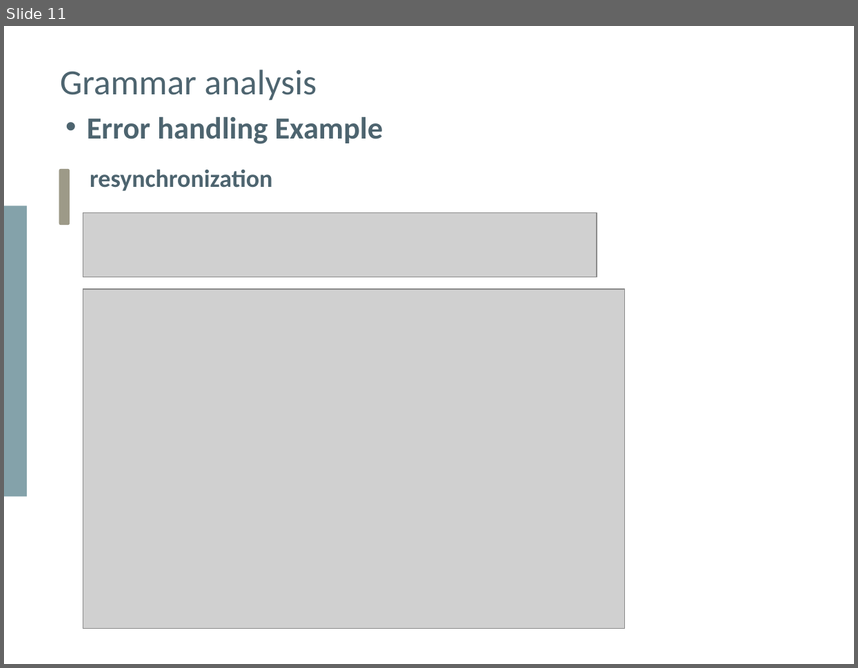
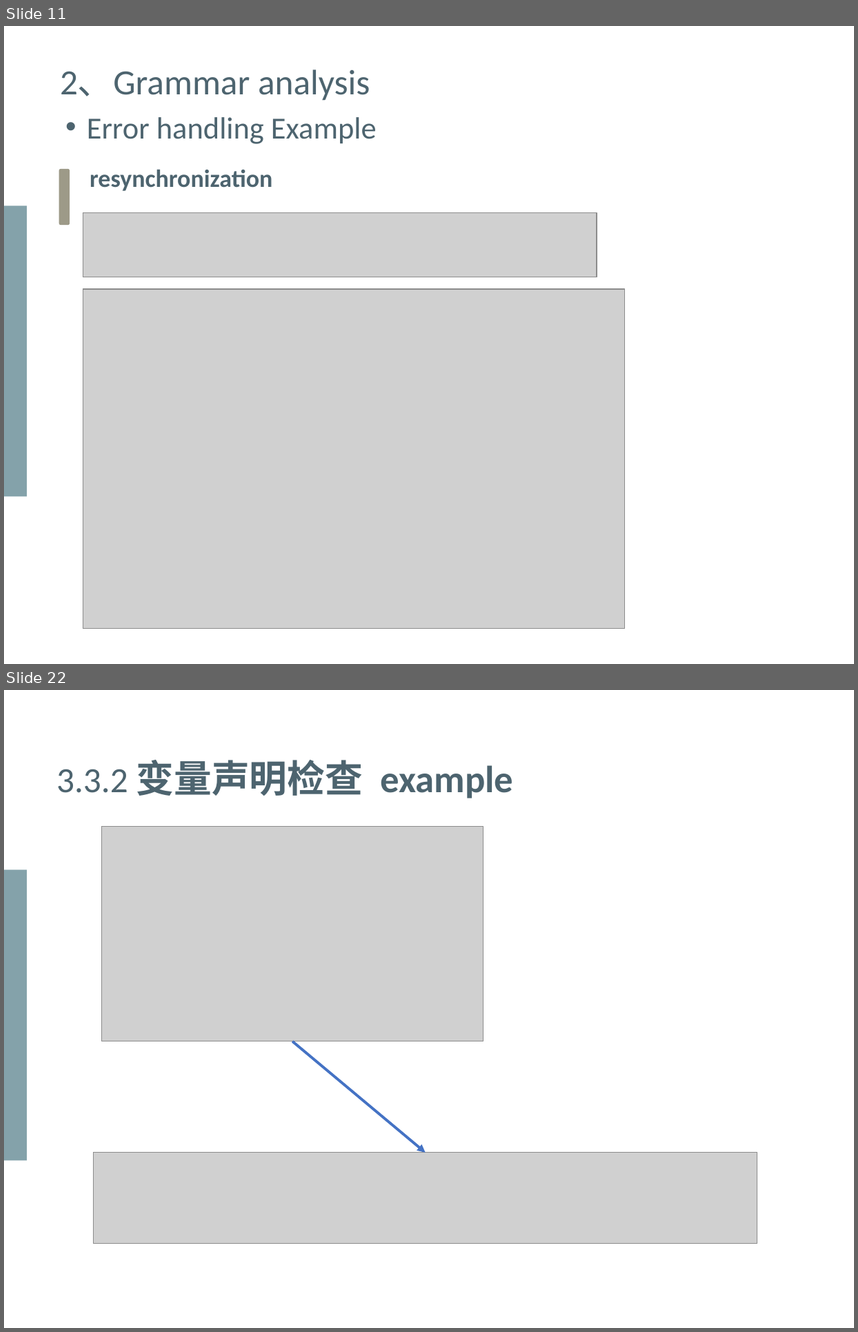
Before and after one commit to Yeeef/SOUP, a slide deck: report/Presentation.pptx. Shown one above the other, each under a label of ours: slide 11 before the commit, slides 11 and 22 after it; the slides between them are not shown. The pictures are 858x668 and 858x1332 pixels, drawn with LibreOffice and Linux fonts; fonts in the diff are those of the drawing; grey boxes stand for pictures. Boxes give left, top, right and bottom in pixels: in the first picture for what was removed or moved away, otherwise in the second. Text is boxed around its words. In the diff, an @@ line names an element or a change of style, - is before the commit and + after.

```diff
--- a/report/Presentation.pptx
+++ b/report/Presentation.pptx
@@ slide 22 added at <box>4,690,854,1328</box>, background #FFFFFF @@
@@ text added at <box>56,760,513,798</box>, 32 pt, text #4D646F, bold @@
+3.3.2 变量声明检查 example
@@ picture added at <box>102,826,484,1041</box> @@
@@ rectangle added at <box>4,869,27,1160</box>, fill #84A2AA @@
@@ arrow added from (292, 1041) to (426, 1152), #4472C4 2.25 pt @@
@@ picture added at <box>93,1152,757,1243</box> @@
@@ slide 11 changed as well @@
@@ text at <box>60,69,370,101</box>: text changed @@
-Grammar analysis
+2、Grammar analysis
@@ text "Error handling Example" at <box>87,117,377,144</box>: bold off @@
```
Also in this commit, not shown: 5 other slides changed, 23 other slides added, 1 slide removed, 1 other file.
